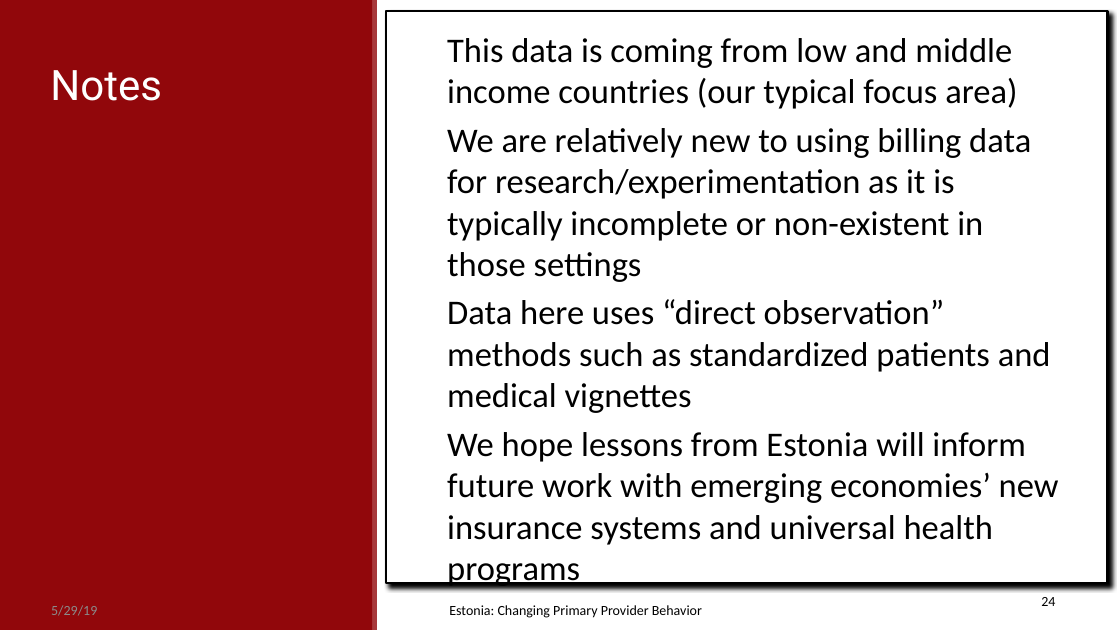
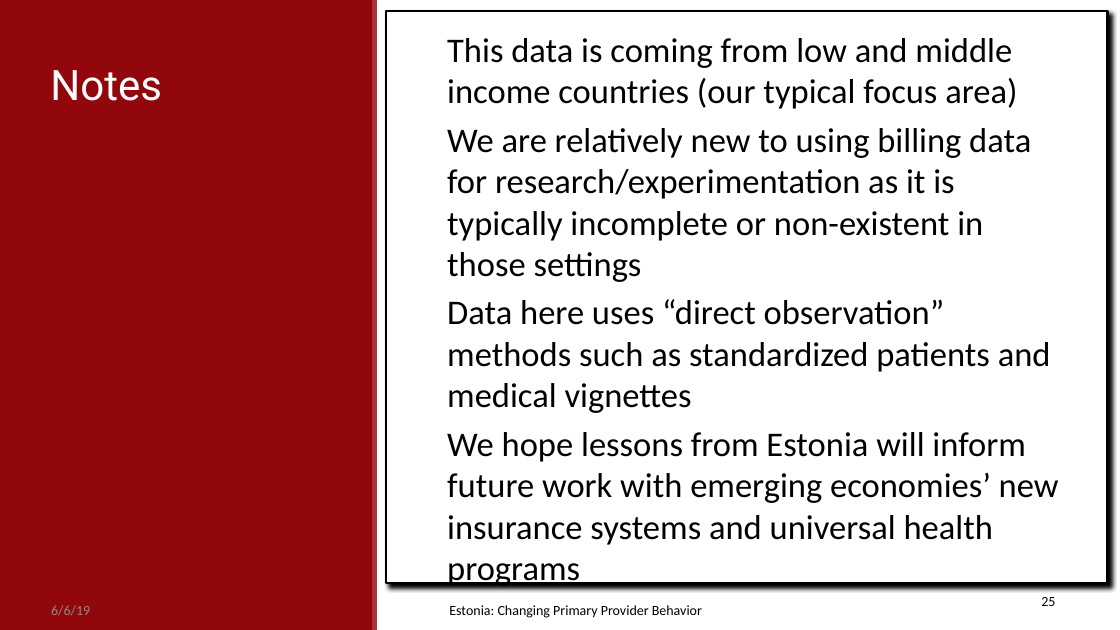
Before and after one commit to bbdaniels/resources, a slide deck: slide 25 of estonia-health-bbd.pptx (slide 24 before the commit). Drawn at 1120x630 pixels with LibreOffice and Linux fonts; fonts in the diff are those of the drawing. Boxes give left, top, right and bottom in pixels: in the first picture for what was removed or moved away, otherwise in the second. Text is boxed around its words. In the diff, an @@ line names an element or a change of style, - is before the commit and + after.

```diff
--- a/estonia-health-bbd.pptx
+++ b/estonia-health-bbd.pptx
@@ page number at bbox=[1041, 597, 1055, 606]: text changed @@
-24
+25
@@ text at bbox=[51, 605, 90, 616]: text changed @@
-5/29/19
+6/6/19
```
Also in this commit, not shown: 23 other slides changed, 1 slide added, 1 other file.
